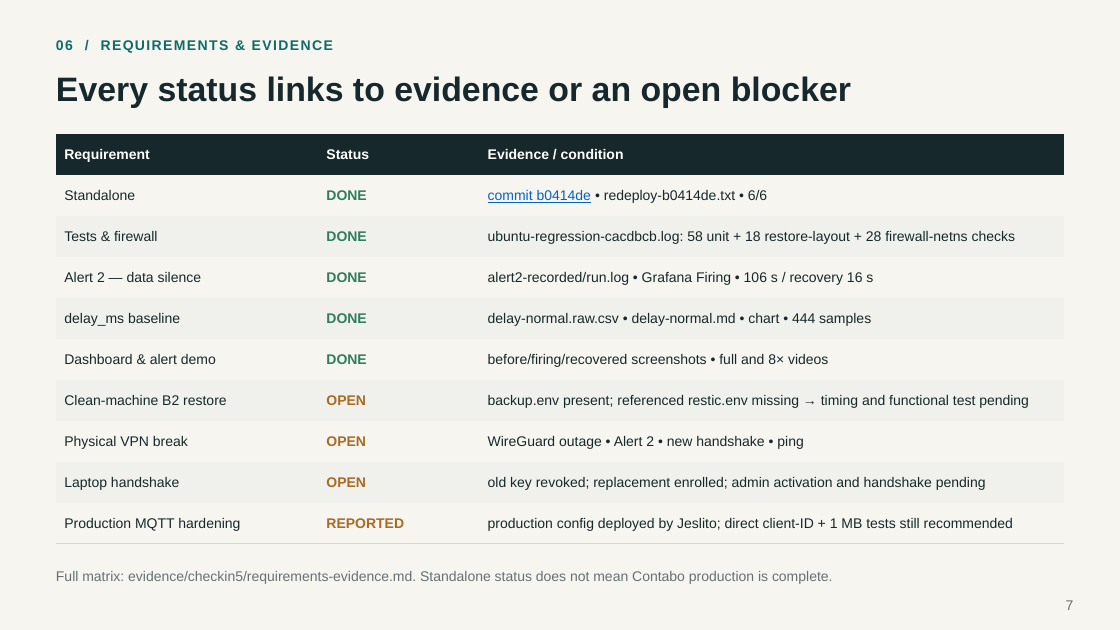
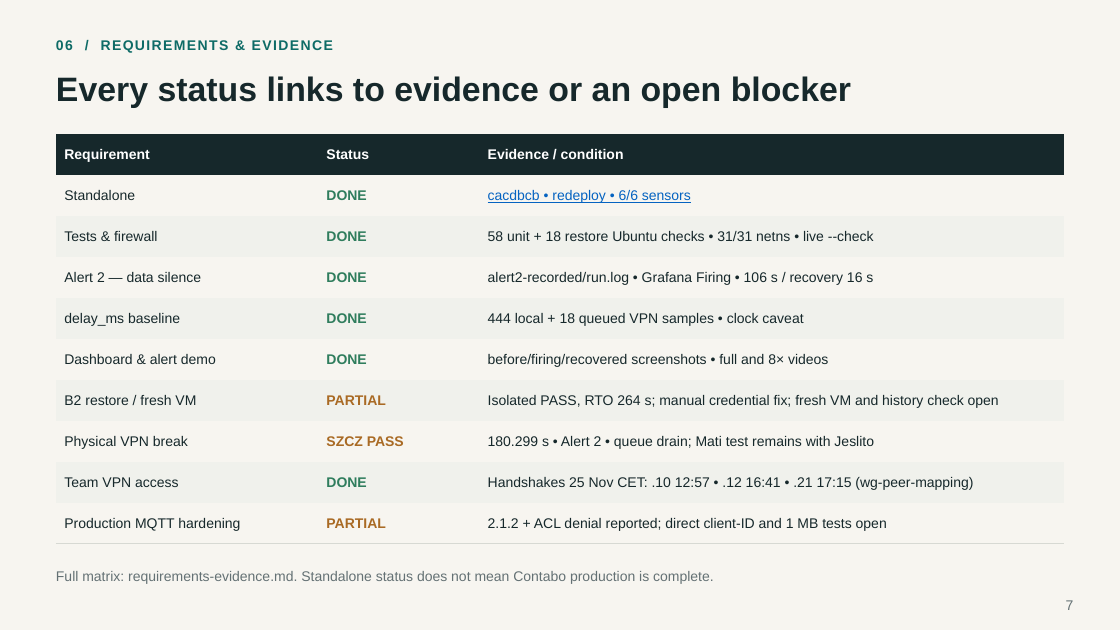
Before and after one commit to dtsulikowski-glitch/coil-projectD, a slide deck: slide 7 of evidence/checkin5/Project-D-standalone-testing-EN.pptx. Drawn at 1120x630 pixels with LibreOffice and Linux fonts; fonts in the diff are those of the drawing. Boxes give left, top, right and bottom in pixels: in the first picture for what was removed or moved away, otherwise in the second. Text is boxed around its words. In the diff, an @@ line names an element or a change of style, - is before the commit and + after.

```diff
--- a/evidence/checkin5/Project-D-standalone-testing-EN.pptx
+++ b/evidence/checkin5/Project-D-standalone-testing-EN.pptx
@@ table at [56, 134, 1065, 544] @@
-row 2, column 3: commit b0414de • redeploy-b0414de.txt • 6/6
+row 2, column 3: cacdbcb • redeploy • 6/6 sensors
-row 3, column 3: ubuntu-regression-cacdbcb.log: 58 unit + 18 restore-layout + 28 firewall-netns checks
+row 3, column 3: 58 unit + 18 restore Ubuntu checks • 31/31 netns • live --check
-row 5, column 3: delay-normal.raw.csv • delay-normal.md • chart • 444 samples
+row 5, column 3: 444 local + 18 queued VPN samples • clock caveat
-row 7: Clean-machine B2 restore | OPEN | backup.env present; referenced restic.env missing → timing and functional test pending
+row 7: B2 restore / fresh VM | PARTIAL | Isolated PASS, RTO 264 s; manual credential fix; fresh VM and history check open
-row 8, column 2: OPEN
+row 8, column 2: SZCZ PASS
-row 8, column 3: WireGuard outage • Alert 2 • new handshake • ping
+row 8, column 3: 180.299 s • Alert 2 • queue drain; Mati test remains with Jeslito
-row 9: Laptop handshake | OPEN | old key revoked; replacement enrolled; admin activation and handshake pending
+row 9: Team VPN access | DONE | Handshakes 25 Nov CET: .10 12:57 • .12 16:41 • .21 17:15 (wg-peer-mapping)
-row 10, column 2: REPORTED
+row 10, column 2: PARTIAL
-row 10, column 3: production config deployed by Jeslito; direct client-ID + 1 MB tests still recommended
+row 10, column 3: 2.1.2 + ACL denial reported; direct client-ID and 1 MB tests open
@@ text at [56, 571, 714, 584]: text changed @@
-Full matrix: evidence/checkin5/requirements-evidence.md. Standalone status does not mean Contabo production is complete.
+Full matrix: requirements-evidence.md. Standalone status does not mean Contabo production is complete.
```
Also in this commit, not shown: 7 other slides changed, 2 other files.
